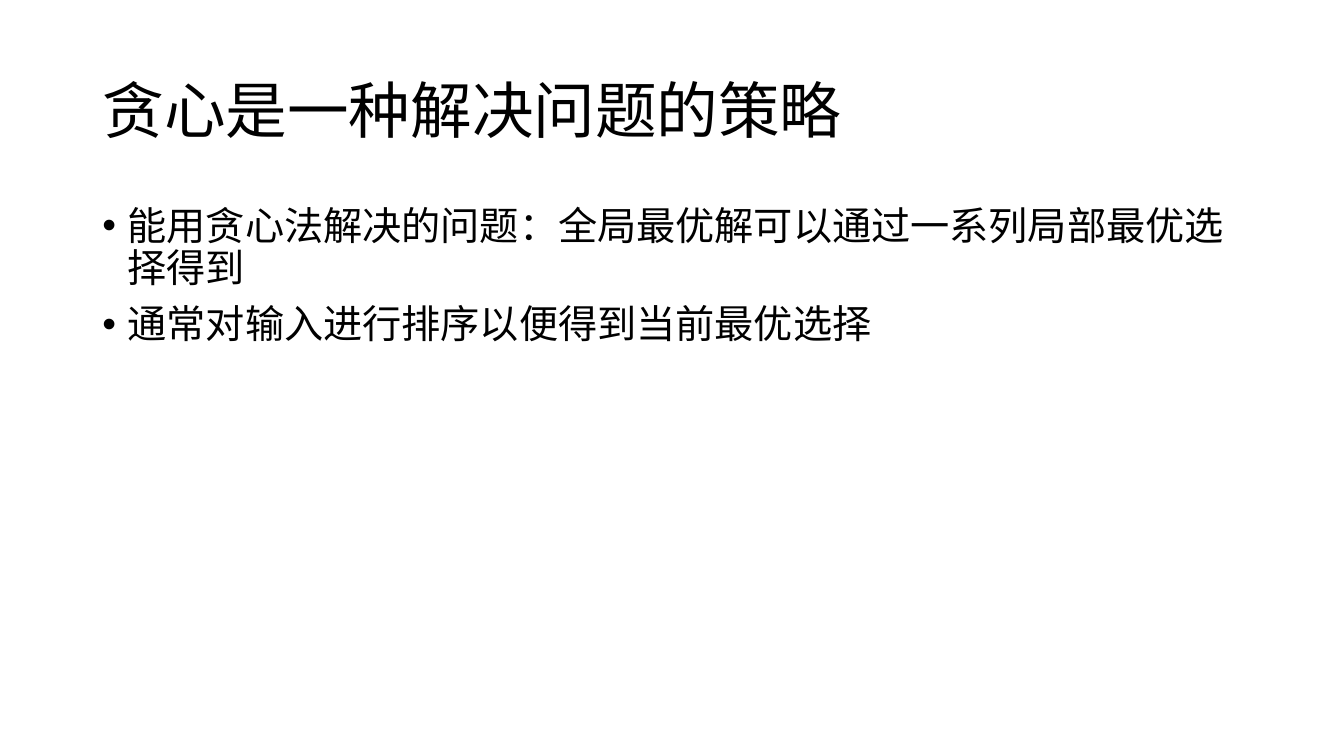
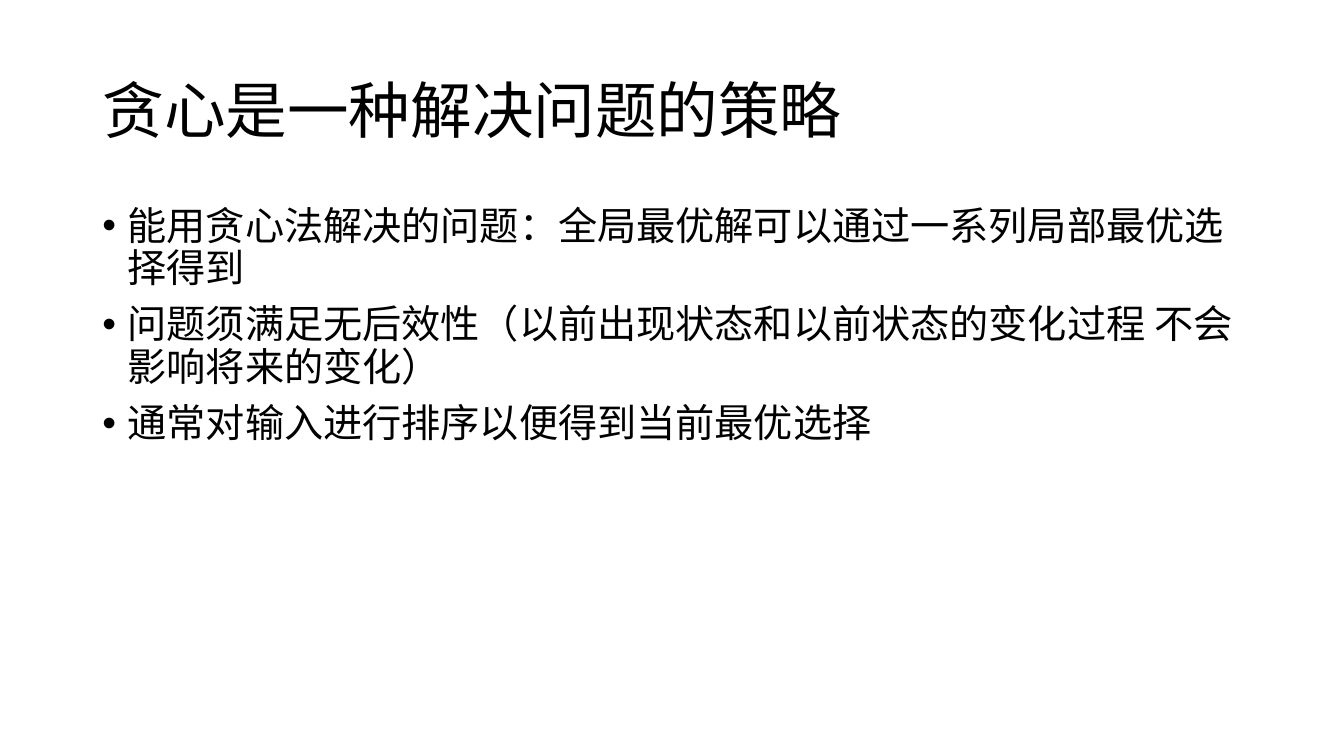
Before and after one commit to plus7wist/accepted-codes, a slide deck: slide 2 of notes/贪心.pptx. Drawn at 1344x756 pixels with LibreOffice and Linux fonts; fonts in the diff are those of the drawing. Boxes give left, top, right and bottom in pixels: in the first picture for what was removed or moved away, otherwise in the second. Text is boxed around its words. In the diff, an @@ line names an element or a change of style, - is before the commit and + after.

```diff
--- a/notes/贪心.pptx
+++ b/notes/贪心.pptx
@@ text at [128, 304, 1232, 385]: paragraph added @@
+• 问题须满足无后效性（以前出现状态和以前状态的变化过程 不会影响将来的变化）
```
Also in this commit, not shown: 4 other files.
